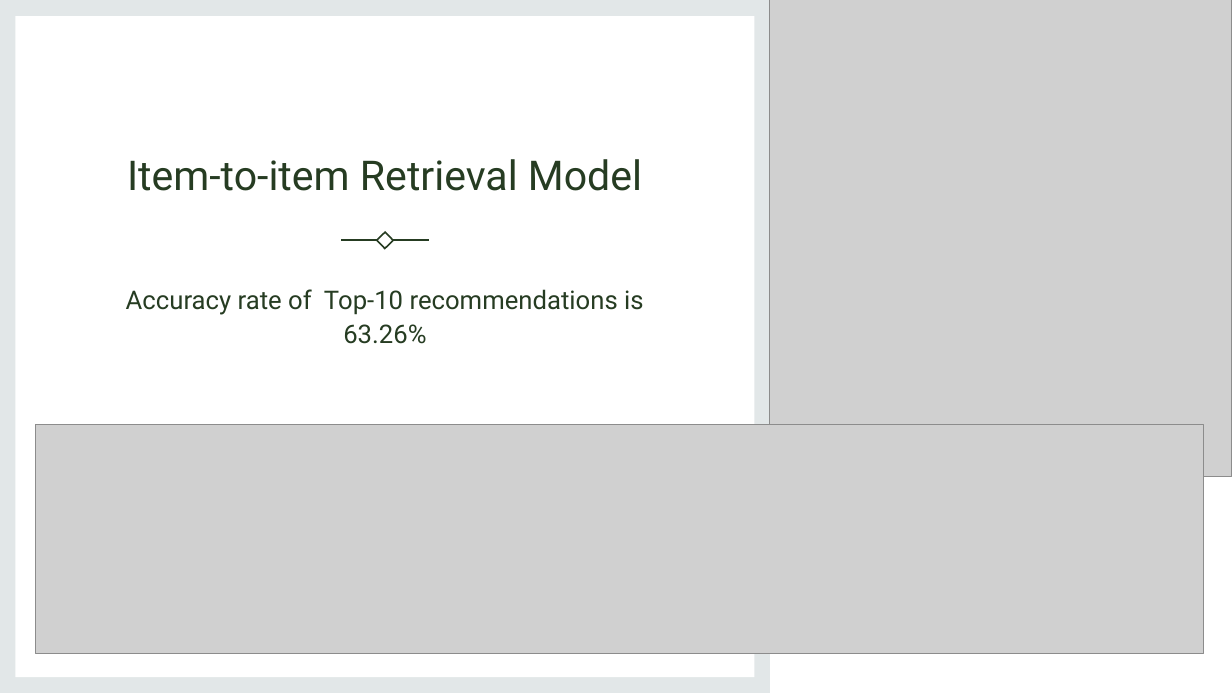
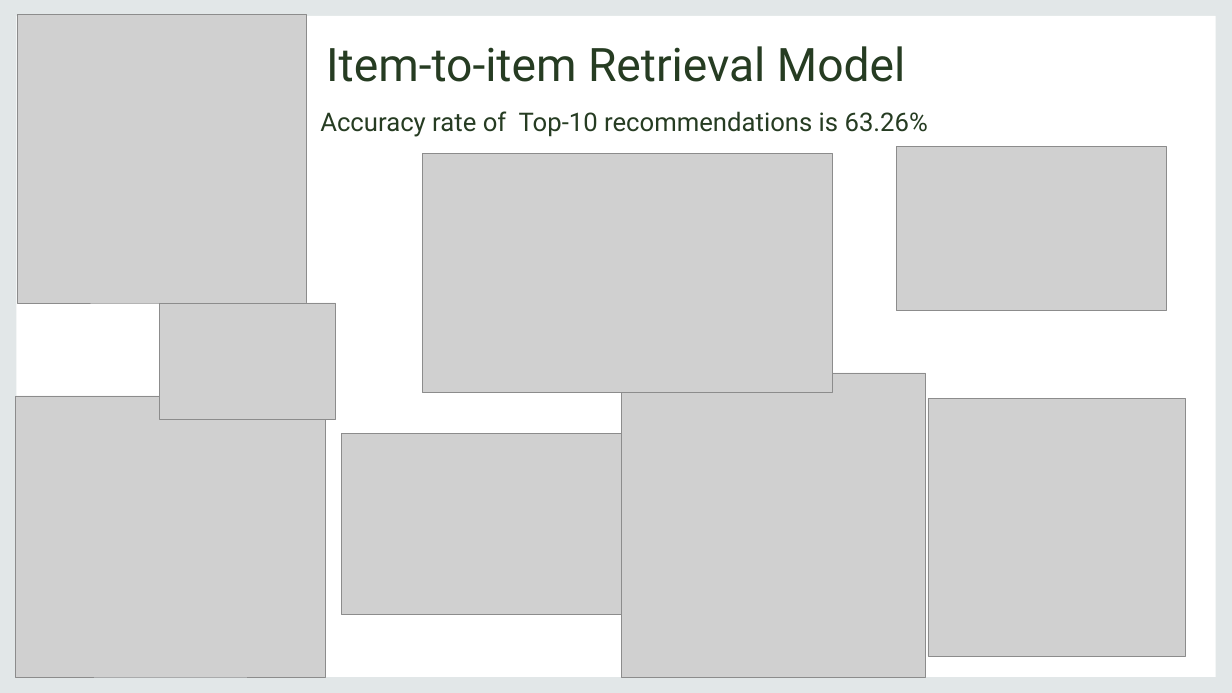
Before and after one commit to rusalka013/Amazon_Rec_Systems, a slide deck: slide 9 of Presentation1.pptx. Drawn at 1232x693 pixels with LibreOffice and Linux fonts; fonts in the diff are those of the drawing; grey boxes stand for pictures. Boxes give left, top, right and bottom in pixels: in the first picture for what was removed or moved away, otherwise in the second. Text is boxed around its words. In the diff, an @@ line names an element or a change of style, - is before the commit and + after.

Commit message:
presentation and extra models

```diff
--- a/Presentation1.pptx
+++ b/Presentation1.pptx
@@ rectangle: place and size @@
-rectangle at [0, 0, 770, 693]
+rectangle at [0, 0, 1232, 693]
@@ rectangle removed at [16, 16, 755, 677] @@
@@ rectangle: place and size @@
-rectangle at [0, 0, 1232, 693]
+rectangle at [17, 16, 1216, 677]
@@ picture added at [18, 14, 306, 302] @@
@@ picture removed at [770, 0, 1232, 477] @@
@@ title "Item-to-item Retrieval Model": place and size @@
-title "Item-to-item Retrieval Model" at [127, 159, 642, 191]
+title "Item-to-item Retrieval Model" at [326, 46, 905, 82]
@@ title "Item-to-item Retrieval Model" at [326, 46, 905, 82]: size 32 to 36 pt @@
@@ text "Accuracy rate of Top-10 recommendations ...": place and size @@
-text "Accuracy rate of Top-10 recommendations ..." at [126, 289, 643, 344]
+text "Accuracy rate of Top-10 recommendations ..." at [311, 88, 939, 152]
@@ text "Accuracy rate of Top-10 recommendations ..." at [311, 88, 939, 152]: vertical alignment top to middle; outline none to #FFFFFF 0.75 pt @@
@@ picture added at [897, 146, 1166, 311] @@
@@ picture added at [422, 153, 833, 393] @@
@@ rectangle removed at [376, 232, 393, 249] @@
@@ line removed from (341, 240) to (377, 240) @@
@@ line removed from (394, 240) to (429, 240) @@
@@ picture added at [160, 303, 335, 420] @@
@@ picture added at [622, 373, 926, 677] @@
@@ picture added at [16, 396, 325, 677] @@
@@ picture added at [928, 398, 1186, 656] @@
@@ picture removed at [35, 425, 1203, 653] @@
@@ picture added at [341, 433, 633, 615] @@
```
Also in this commit, not shown: 6 other slides changed, 1 slide added, 1 slide removed, 2 other files.
